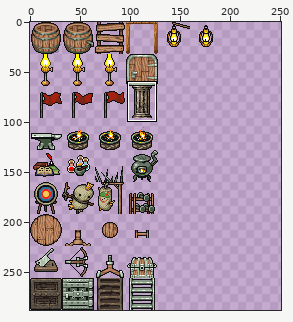
A sprite sheet gets an edit: DwarfCorp/DwarfCorpContent/Entities/Furniture/interior_furniture.png. The picture above shows the old version from afar; the outline marks the close-up.
Close-up. Earlier state:
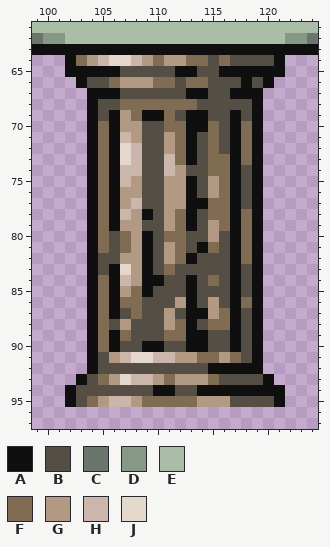
The file is 256x288 pixels. Pixels under 10% opacity are left out. Colours within 5 levels of each other are drawn and written as one. Shown: x 99..124, y 61..97. The wide view leaves out empty margins. The commit also changed other parts of the picture, which this record leaves out.
Palette (. is transparent): A #0f0f0f  B #544e44  C #6c756b  D #889886  E #a9bda7  F #806c53  G #b29983  H #cab6ab  J #e4d8cc
Pixels before, first column x 99:
61 EEEEEEEEEEEEEEEEEEEEEEEEEE
62 CDDEEEEEEEEEEEEEEEEEEEEDDC
63 AAAAAAAAAAAAAAAAAAAAAAAAAA
64 ...AFGHJJHGFGGFFBFBBBBA...
65 ...AAAAABBBBBAABBAAAAAA...
66 ....ABBFGGGFFBFFBBBABA....
67 .....AAABBBBBBAABBAAA.....
68 .....ABBFFFFFFFBBBBBA.....
69 .....ABAGFAAFBAABBABA.....
70 .....AFAGGBBFFAAFBAFA.....
71 .....AFAHGBBGFABFBAFA.....
72 .....AFAJHBBGFABFBAFA.....
73 .....AFAJHBBHFABFFAFA.....
74 .....AFAHHBBHGBBFFABA.....
75 .....AFAHGBBGGABGFABA.....
76 .....AFAGGBBGGABGFABA.....
77 .....AFAGHBBGGAAFFABA.....
78 .....AFAHGABGFABFFAFA.....
79 .....AFAGGBBGFABGFAFA.....
80 .....AFBFGABFFBBGBAFA.....
81 .....AFBFGABGFBAFBAFA.....
82 .....ABBGGABGFABBBAFA.....
83 .....ABAJGABFBBBBBABA.....
84 .....AFAHGAABBABFBABA.....
85 .....AFAGFABBBABBBABA.....
86 .....AFAFFBBBGABGBAFA.....
87 .....AFABFBBGBAAGFABA.....
88 .....AFBGBBBGFABFFABA.....
89 .....AFAFBBBFFAABBABA.....
90 .....AFABBAABBAABBABA.....
91 .....ABGHJJHHGGFFGFBA.....
92 .....ABBBBBBBBBBAAAAA.....
93 ....ABFGJHHGFGGGFBBBBA....
94 ...ABBBBBBBAABBAAAAAAAA...
95 ...ABFGHHGFFFFFGGGBBBBA...
After the commit:
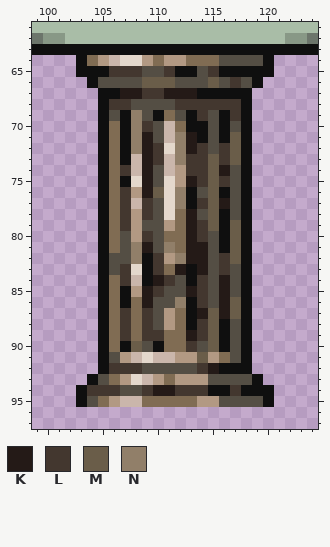
Colours new in this view: K #241a17  L #43372f  M #6a5d49  N #917f69
Difference:
Changed rows in their new state; - is an unchanged pixel.
first column x 102:
64 .AFGH-J------FB---A.
65 .---LLL--L---L-----.
66 -.A-BBBMMM-BBM-LBA.-
67 --.--KKLLKKK-AA--.--
68 --.ALLBBBBLLLLLLA.--
69 --.ABANB----L-ALA.--
70 --.AFANL-H---BABA.--
71 --.AFANK-HNKABAMA.--
72 --.AFANKLJNKLBLMA.--
73 --.AFA-KL-NLLMLMA.--
74 --.AFL-K---LLMKBA.--
75 --.AFAJK-J-KLMLBA.--
76 --.AFL-KMJN--MABA.--
77 --.AFL-L-JN-LMKBA.--
78 --.AFL-L-J-K-MABA.--
79 --.AFL-----KLMAMA.--
80 --.AFB-L---KLBAMA.--
81 --.AFBNK-N-KKBAMA.--
82 --.A-BN-L-NKK-LMA.--
83 --.ABLJ-L-KAK-LBA.--
84 --.AFLH-KL--LBKBA.--
85 --.AFAGKL--KL-KBA.--
86 --.AFA-K--N-LBKMA.--
87 --.AFL-L--F-KMKMA.--
88 --.AFLFL----LMABA.--
89 --.AFLFLL--KLMABA.--
90 --.AFAMB-FFLBMABA.--
91 --.ABGH-----MGFBA.--
92 --.ALLL-----LK---.--
93 -.ABFGJ------B---A.-
94 .ALLL--LKKLLL--L---.
95 .ABFG-H-------B---A.
Changed places in both close-ups, as pixel boxes (x1, y1, x2, y2):
changed: (65, 55, 285, 407)
